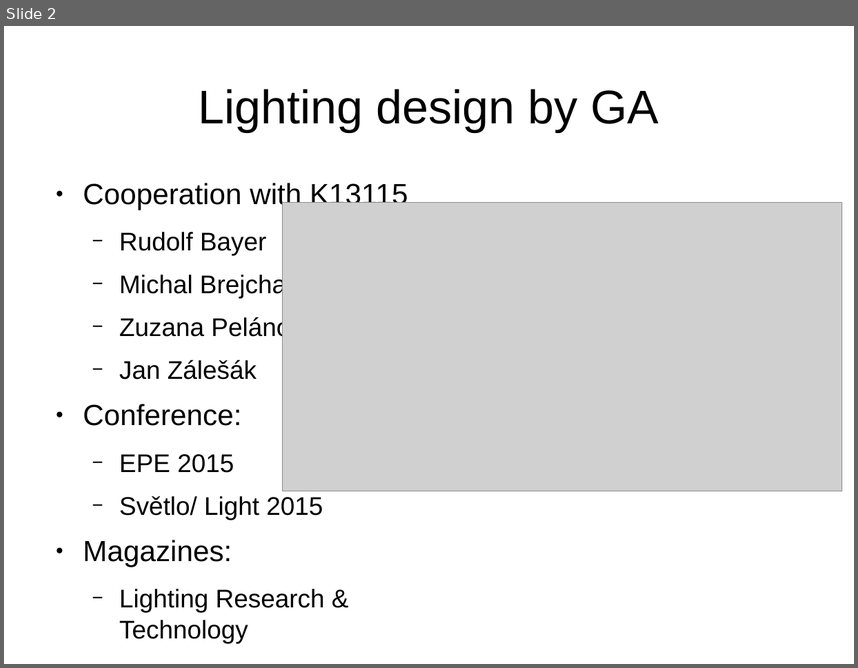
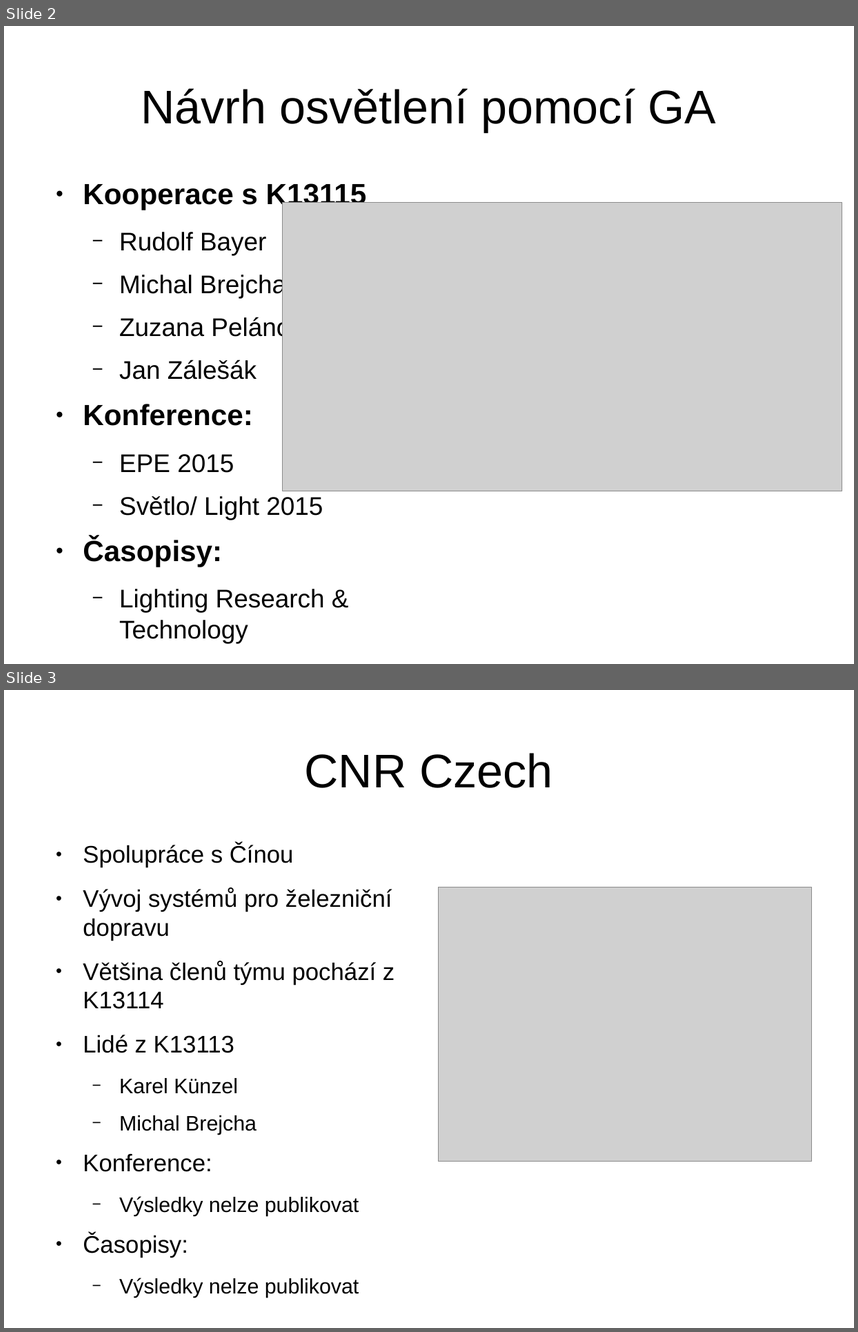
Before and after one commit to brejcmic/CTUProjects, a slide deck: Temesvar2015.odp. Shown one above the other, each under a label of ours: slide 2 before the commit, slides 2 and 3 after it. The pictures are 858x668 and 858x1332 pixels, drawn with LibreOffice and Linux fonts; fonts in the diff are those of the drawing; grey boxes stand for pictures. Boxes give left, top, right and bottom in pixels: in the first picture for what was removed or moved away, otherwise in the second. Text is boxed around its words. In the diff, an @@ line names an element or a change of style, - is before the commit and + after.

```diff
--- a/Temesvar2015.odp
+++ b/Temesvar2015.odp
@@ slide 3 added at [4,690,854,1328], background #FFFFFF @@
@@ title added at [305,753,553,788], 44 pt, text #000000 @@
+CNR Czech
@@ text added at [83,844,395,1297], 22.4 pt, text #000000 @@
+● Spolupráce s Čínou
+● Vývoj systémů pro železniční dopravu
+● Většina členů týmu pochází z K13114
+● Lidé z K13113
+  − Karel Künzel
+  − Michal Brejcha
+● Konference:
+  − Výsledky nelze publikovat
+● Časopisy:
+  − Výsledky nelze publikovat
@@ picture added at [438,887,812,1161] @@
@@ picture added at [438,976,812,1076] @@
@@ slide 2 changed as well @@
@@ title at [141,88,717,132]: text changed @@
-Lighting design by GA
+Návrh osvětlení pomocí GA
@@ text at [83,181,367,210]: text changed; bold on @@
-● Cooperation with K13115
+● Kooperace s K13115
@@ text at [83,403,252,426]: text changed; bold on @@
-● Conference:
+● Konference:
@@ text at [83,537,222,566]: text changed; bold on @@
-● Magazines:
+● Časopisy:
```
Also in this commit, not shown: 1 other slide changed, 1 other slide added, 1 other file.
